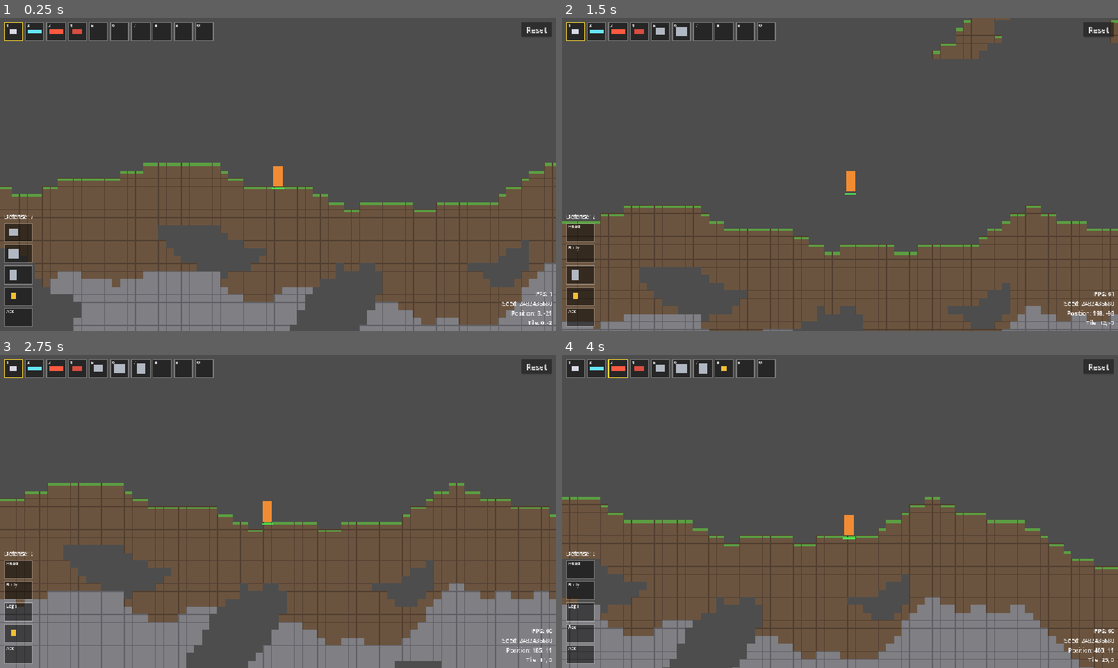
Above: before the commit, frames 1-4 (two rows, left to right).
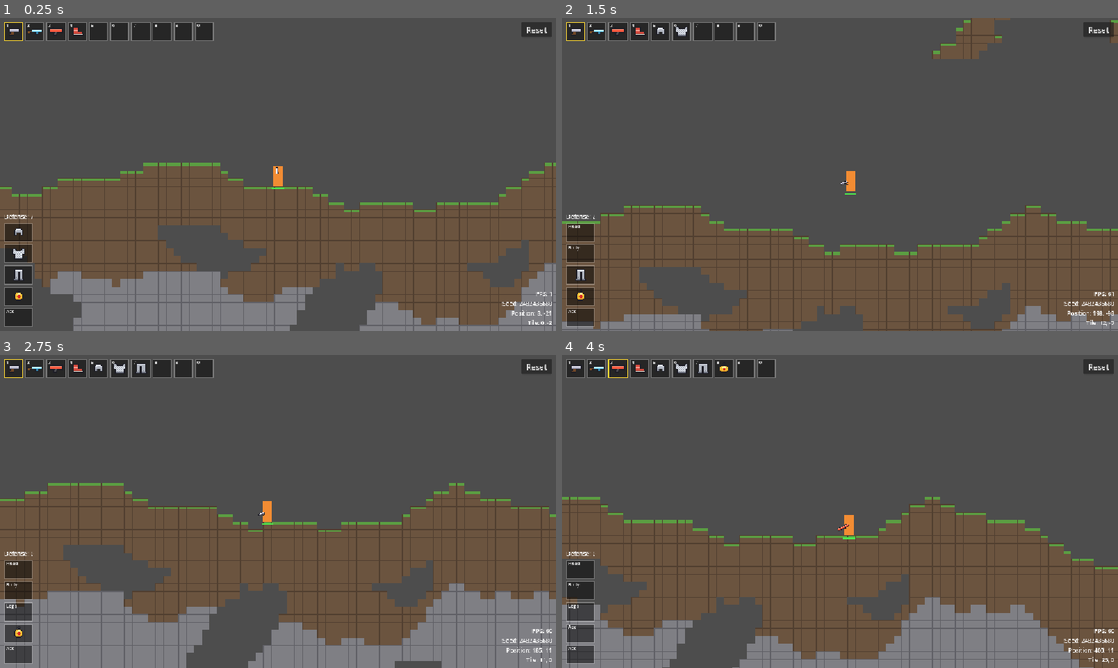
Above: after the commit, the same moments.

Repository: meyer1994/trr
Game: Godot game, scene res://scenes/main.tscn
Same seed, same stepped clock (60 frames per second), same inputs: the game is played once before the commit and once after it.
Inputs (mouse positions are in pixels of both pictures, inside the frame that each line leads up to):
- Up to frame 1 (0.25 s): no input
- Up to frame 2 (1.5 s): tap Enter at 0.5 s; move the mouse to (578, 233) at 0.52 s; press the mouse at (578, 233) at 0.53 s; hold Right (move_right) from 0.53 s (still down); tap Space (jump) at 0.77 s; move the mouse to (578, 252) at 1.27 s; release the mouse at (578, 252) at 1.28 s; right-click (578, 252) at 1.35 s; click (578, 252) at 1.42 s
- Up to frame 3 (2.75 s): tap Space (jump) at 1.52 s; move the mouse to (16, 611) at 2.02 s; release Right (move_right) at 2.03 s; hold Left (move_left) from 2.03 s (still down); tap 1 at 2.1 s; click (16, 611) at 2.17 s
- Up to frame 4 (4 s): move the mouse to (578, 633) at 2.77 s; release Left (move_left) at 2.78 s; hold Right (move_right) from 2.78 s (still down); tap 2 at 2.85 s; click (578, 633) at 2.92 s; tap Space (jump) at 3.02, 3.77 s; move the mouse to (578, 655) at 3.52 s; tap 3 at 3.6 s; click (578, 655) at 3.67 s

The runs differ from the first frame. In frame 1, 0.3% of the frame differs, in the area x 1-51%, y 3-90%; in frame 2, 0.3%; in frame 3, 0.2%; in frame 4, 0.2%.

Commit message:
Show item icons in slots and draw the held item aiming at the mouse
Co-authored-by: Cursor <cursoragent@cursor.com>

Diff:
--- a/equipment/gunpowder_charm.tres
+++ b/equipment/gunpowder_charm.tres
@@ -1,7 +1,9 @@
-[gd_resource type="Resource" script_class="Equippable" load_steps=6 format=3]
+[gd_resource type="Resource" script_class="Equippable" load_steps=8 format=3]
 
 [ext_resource type="Script" path="res://scripts/equipment/equippable.gd" id="1_equippable"]
 [ext_resource type="Script" path="res://scripts/effects/effect.gd" id="2_effect"]
+[ext_resource type="Texture2D" path="res://equipment/gunpowder_charm_icon.png" id="icon"]
+[ext_resource type="Texture2D" path="res://equipment/gunpowder_charm_held.png" id="held"]
 
 [sub_resource type="Resource" id="Resource_fire_rate"]
 script = ExtResource("2_effect")
@@ -28,6 +30,9 @@
 script = ExtResource("1_equippable")
 kind = 3
 display_name = "Gunpowder Charm"
+icon = ExtResource("icon")
+held_texture = ExtResource("held")
+held_grip = Vector2(4, 5)
 icon_color = Color(0.95, 0.75, 0.2, 1)
 icon_size = Vector2(12, 12)
 effects = Array[ExtResource("2_effect")]([SubResource("Resource_fire_rate"), SubResource("Resource_damage"), SubResource("Resource_splash")])
--- a/equipment/iron_chainmail.tres
+++ b/equipment/iron_chainmail.tres
@@ -1,11 +1,16 @@
-[gd_resource type="Resource" script_class="Equippable" load_steps=2 format=3]
+[gd_resource type="Resource" script_class="Equippable" load_steps=4 format=3]
 
 [ext_resource type="Script" path="res://scripts/equipment/equippable.gd" id="1_equippable"]
+[ext_resource type="Texture2D" path="res://equipment/iron_chainmail_icon.png" id="icon"]
+[ext_resource type="Texture2D" path="res://equipment/iron_chainmail_held.png" id="held"]
 
 [resource]
 script = ExtResource("1_equippable")
 kind = 1
 defense = 3
 display_name = "Iron Chainmail"
+icon = ExtResource("icon")
+held_texture = ExtResource("held")
+held_grip = Vector2(5, 4)
 icon_color = Color(0.7, 0.72, 0.76, 1)
 icon_size = Vector2(22, 20)
--- a/equipment/iron_greaves.tres
+++ b/equipment/iron_greaves.tres
@@ -1,11 +1,16 @@
-[gd_resource type="Resource" script_class="Equippable" load_steps=2 format=3]
+[gd_resource type="Resource" script_class="Equippable" load_steps=4 format=3]
 
 [ext_resource type="Script" path="res://scripts/equipment/equippable.gd" id="1_equippable"]
+[ext_resource type="Texture2D" path="res://equipment/iron_greaves_icon.png" id="icon"]
+[ext_resource type="Texture2D" path="res://equipment/iron_greaves_held.png" id="held"]
 
 [resource]
 script = ExtResource("1_equippable")
 kind = 2
 defense = 2
 display_name = "Iron Greaves"
+icon = ExtResource("icon")
+held_texture = ExtResource("held")
+held_grip = Vector2(5, 4)
 icon_color = Color(0.7, 0.72, 0.76, 1)
 icon_size = Vector2(16, 22)
--- a/equipment/iron_helmet.tres
+++ b/equipment/iron_helmet.tres
@@ -1,11 +1,16 @@
-[gd_resource type="Resource" script_class="Equippable" load_steps=2 format=3]
+[gd_resource type="Resource" script_class="Equippable" load_steps=4 format=3]
 
 [ext_resource type="Script" path="res://scripts/equipment/equippable.gd" id="1_equippable"]
+[ext_resource type="Texture2D" path="res://equipment/iron_helmet_icon.png" id="icon"]
+[ext_resource type="Texture2D" path="res://equipment/iron_helmet_held.png" id="held"]
 
 [resource]
 script = ExtResource("1_equippable")
 kind = 0
 defense = 2
 display_name = "Iron Helmet"
+icon = ExtResource("icon")
+held_texture = ExtResource("held")
+held_grip = Vector2(5, 4)
 icon_color = Color(0.7, 0.72, 0.76, 1)
 icon_size = Vector2(20, 14)
--- a/equipment/running_boots.tres
+++ b/equipment/running_boots.tres
@@ -1,7 +1,9 @@
-[gd_resource type="Resource" script_class="Equippable" load_steps=4 format=3]
+[gd_resource type="Resource" script_class="Equippable" load_steps=6 format=3]
 
 [ext_resource type="Script" path="res://scripts/equipment/equippable.gd" id="1_equippable"]
 [ext_resource type="Script" path="res://scripts/effects/effect.gd" id="2_effect"]
+[ext_resource type="Texture2D" path="res://equipment/running_boots_icon.png" id="icon"]
+[ext_resource type="Texture2D" path="res://equipment/running_boots_held.png" id="held"]
 
 [sub_resource type="Resource" id="Resource_move_speed"]
 script = ExtResource("2_effect")
@@ -13,6 +15,9 @@
 script = ExtResource("1_equippable")
 kind = 3
 display_name = "Running Boots"
+icon = ExtResource("icon")
+held_texture = ExtResource("held")
+held_grip = Vector2(5, 5)
 icon_color = Color(0.85, 0.3, 0.25, 1)
 icon_size = Vector2(20, 12)
 effects = Array[ExtResource("2_effect")]([SubResource("Resource_move_speed")])
--- a/items/launcher.tres
+++ b/items/launcher.tres
@@ -1,7 +1,9 @@
-[gd_resource type="Resource" script_class="Launcher" load_steps=4 format=3]
+[gd_resource type="Resource" script_class="Launcher" load_steps=6 format=3]
 
 [ext_resource type="Script" path="res://scripts/items/launcher.gd" id="1_launcher"]
 [ext_resource type="Script" path="res://scripts/effects/effect.gd" id="2_effect"]
+[ext_resource type="Texture2D" path="res://items/launcher_icon.png" id="icon"]
+[ext_resource type="Texture2D" path="res://items/launcher_held.png" id="held"]
 
 [sub_resource type="Resource" id="Resource_heavy"]
 script = ExtResource("2_effect")
@@ -12,6 +14,9 @@
 [resource]
 script = ExtResource("1_launcher")
 display_name = "Launcher"
+icon = ExtResource("icon")
+held_texture = ExtResource("held")
+held_grip = Vector2(8, 7)
 icon_color = Color(1, 0.35, 0.25, 1)
 projectile_color = Color(1, 0.35, 0.25, 1)
 effects = Array[ExtResource("2_effect")]([SubResource("Resource_heavy")])
--- a/items/pistol.tres
+++ b/items/pistol.tres
@@ -1,9 +1,14 @@
-[gd_resource type="Resource" script_class="Pistol" load_steps=2 format=3]
+[gd_resource type="Resource" script_class="Pistol" load_steps=4 format=3]
 
 [ext_resource type="Script" path="res://scripts/items/pistol.gd" id="1_pistol"]
+[ext_resource type="Texture2D" path="res://items/pistol_icon.png" id="icon"]
+[ext_resource type="Texture2D" path="res://items/pistol_held.png" id="held"]
 
 [resource]
 script = ExtResource("1_pistol")
 display_name = "Pistol"
+icon = ExtResource("icon")
+held_texture = ExtResource("held")
+held_grip = Vector2(2, 5)
 icon_color = Color(0.85, 0.85, 0.9, 1)
 projectile_color = Color(1, 0.9, 0.3, 1)
--- a/items/rifle.tres
+++ b/items/rifle.tres
@@ -1,9 +1,14 @@
-[gd_resource type="Resource" script_class="Rifle" load_steps=2 format=3]
+[gd_resource type="Resource" script_class="Rifle" load_steps=4 format=3]
 
 [ext_resource type="Script" path="res://scripts/items/rifle.gd" id="1_rifle"]
+[ext_resource type="Texture2D" path="res://items/rifle_icon.png" id="icon"]
+[ext_resource type="Texture2D" path="res://items/rifle_held.png" id="held"]
 
 [resource]
 script = ExtResource("1_rifle")
 display_name = "Rifle"
+icon = ExtResource("icon")
+held_texture = ExtResource("held")
+held_grip = Vector2(6, 4)
 icon_color = Color(0.4, 0.9, 1, 1)
 projectile_color = Color(0.4, 0.9, 1, 1)
--- a/scenes/main.tscn
+++ b/scenes/main.tscn
@@ -44,6 +44,9 @@
 offset_right = 10.0
 offset_bottom = 21.0
 color = Color(0.95, 0.55, 0.2, 1)
+
+[node name="HeldSprite" type="Sprite2D" parent="Player"]
+centered = false
 
 [node name="Health" type="Node" parent="Player"]
 script = ExtResource("8_health")
--- a/scripts/items/item.gd
+++ b/scripts/items/item.gd
@@ -2,8 +2,14 @@
 extends Resource
 
 @export var display_name := ""
+## Shown in inventory and equipment slots. Without one, a rectangle of icon_color and icon_size is drawn.
+@export var icon: Texture2D
 @export var icon_color := Color.WHITE
 @export var icon_size := Vector2(16, 16)
+## Drawn in the player's hand while the item is held.
+@export var held_texture: Texture2D
+## Pixel of held_texture that sits in the player's hand.
+@export var held_grip := Vector2.ZERO
 ## Granted to the player while the item is worn or held.
 @export var effects: Array[Effect] = []
 
--- a/scripts/player.gd
+++ b/scripts/player.gd
@@ -11,6 +11,9 @@
 const PROJECTILE_SPAWN_OFFSET := 16.0
 const STEP_HEIGHT := float(Map.CELL_SIZE)
 const COYOTE_TIME := 0.1
+const HAND_POSITION := Vector2(0, 2)
+## How far from the hand, along the aim, the held item's grip sits.
+const HOLD_DISTANCE := 8.0
 const HOTBAR_KEYS: Array[Key] = [KEY_1, KEY_2, KEY_3, KEY_4, KEY_5, KEY_6, KEY_7, KEY_8, KEY_9, KEY_0]
 
 @onready var spawn_position := position
@@ -18,6 +21,7 @@
 @onready var camera: Camera2D = $Camera2D
 @onready var inventory: Inventory = $Inventory
 @onready var equipment: Equipment = $Equipment
+@onready var held_sprite: Sprite2D = $HeldSprite
 var fire_cooldown := 0.0
 var coyote_timer := 0.0
 ## Inventory slot of the held item; always within the hotbar.
@@ -33,7 +37,25 @@
 	health.died.connect(respawn)
 	inventory.changed.connect(_refresh_effects)
 	equipment.changed.connect(_refresh_effects)
+	inventory.changed.connect(_refresh_held_sprite)
+	held_changed.connect(_refresh_held_sprite)
 	_refresh_effects()
+	_refresh_held_sprite()
+
+
+func _process(_delta: float) -> void:
+	var stack := held_stack()
+	if not stack or not held_sprite.texture:
+		return
+	var aim := _aim_direction()
+	var aiming_left := aim.x < 0.0
+	var grip := stack.item.held_grip
+	if aiming_left:
+		grip.y = held_sprite.texture.get_height() - grip.y
+	held_sprite.position = HAND_POSITION + aim * HOLD_DISTANCE
+	held_sprite.rotation = aim.angle()
+	held_sprite.flip_v = aiming_left
+	held_sprite.offset = -grip
 
 
 func _unhandled_input(event: InputEvent) -> void:
@@ -101,6 +123,11 @@
 	stats_changed.emit()
 
 
+func _refresh_held_sprite() -> void:
+	var stack := held_stack()
+	held_sprite.texture = stack.item.held_texture if stack else null
+
+
 func _physics_process(delta: float) -> void:
 	if is_on_floor():
 		coyote_timer = COYOTE_TIME
@@ -160,14 +187,24 @@
 	return Input.is_action_just_pressed("shoot")
 
 
+func _aim_direction() -> Vector2:
+	var aim := global_position.direction_to(get_global_mouse_position())
+	return aim if aim != Vector2.ZERO else Vector2.RIGHT
+
+
+## Shots leave from the tip of the held sprite, or a fixed distance away without one.
+func _muzzle_position(aim: Vector2) -> Vector2:
+	if not held_sprite.texture:
+		return position + aim * PROJECTILE_SPAWN_OFFSET
+	var reach := held_sprite.texture.get_width() - held_stack().item.held_grip.x
+	return position + held_sprite.position + aim * reach
+
+
 func _shoot(weapon: Weapon) -> void:
-	var aim := global_position.direction_to(get_global_mouse_position())
-	if aim == Vector2.ZERO:
-		aim = Vector2.RIGHT
-
+	var aim := _aim_direction()
 	var projectile := PROJECTILE_SCENE.instantiate()
 	projectile.weapon = weapon
 	projectile.direction = aim
 	projectile.stats = held_stats
-	projectile.position = position + aim * PROJECTILE_SPAWN_OFFSET
+	projectile.position = _muzzle_position(aim)
 	get_parent().add_child(projectile)
--- a/scripts/ui/item_slot.gd
+++ b/scripts/ui/item_slot.gd
@@ -6,8 +6,12 @@
 const BORDER_COLOR := Color(1, 1, 1, 0.25)
 const SELECTED_BORDER_COLOR := Color(1, 0.85, 0.2)
 
+## Icons are drawn at twice their pixel size inside this margin.
+const ICON_MARGIN := 4.0
+
 var _style := StyleBoxFlat.new()
-var _icon := ColorRect.new()
+var _icon := TextureRect.new()
+var _swatch := ColorRect.new()
 var _label := Label.new()
 var _caption_only_when_empty := false
 
@@ -22,7 +26,13 @@
 	add_theme_stylebox_override("panel", _style)
 
 	_icon.mouse_filter = MOUSE_FILTER_IGNORE
+	_icon.expand_mode = TextureRect.EXPAND_IGNORE_SIZE
+	_icon.stretch_mode = TextureRect.STRETCH_KEEP_ASPECT_CENTERED
+	_icon.set_anchors_and_offsets_preset(PRESET_FULL_RECT, PRESET_MODE_MINSIZE, int(ICON_MARGIN))
 	add_child(_icon)
+
+	_swatch.mouse_filter = MOUSE_FILTER_IGNORE
+	add_child(_swatch)
 
 	_label.text = caption
 	_label.position = Vector2(4, 0)
@@ -33,12 +43,14 @@
 
 func set_stack(stack: ItemStack) -> void:
 	var item := stack.item if stack else null
-	_icon.visible = item != null
+	_icon.visible = item != null and item.icon != null
+	_swatch.visible = item != null and item.icon == null
 	_label.visible = item == null or not _caption_only_when_empty
 	if item:
-		_icon.color = item.icon_color
-		_icon.size = item.icon_size
-		_icon.position = (SIZE - item.icon_size) / 2
+		_icon.texture = item.icon
+		_swatch.color = item.icon_color
+		_swatch.size = item.icon_size
+		_swatch.position = (SIZE - item.icon_size) / 2
 
 
 func set_selected(selected: bool) -> void:
